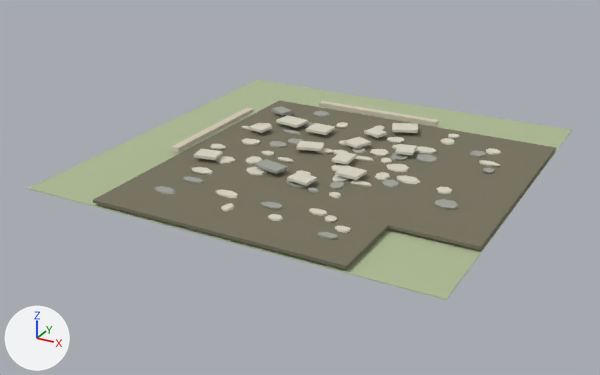
Before and after pictures for a commit that changed the glTF model frontend/public/assets/buildings/roads/common_road/common_road_corner_es_ruined.glb.
Both versions are drawn from a 50 mm camera at (3.17, -6.21, 2.76) aimed at (-0.12, -0.22, -0.24). The axes (+X, +Y, +Z) are drawn at lower left. The lights are the same throughout. The picture after the commit comes second. Where no turn or scale is listed for an object, it has been applied to the vertices. Vertices at exactly the same position are counted once.

Script lines for the objects in view, before the commit:
```python
ob_sm_road_connected_surface_099 = bpy.data.objects.new('SM_road_connected_surface.099', me_sm_road_connected_surface_099)
ob_sm_road_connected_surface_099.location = (0.0, 0.0, 0.0)
ob_sm_road_grass_tile_099 = bpy.data.objects.new('SM_road_grass_tile.099', me_cube_1181)
ob_sm_road_grass_tile_099.location = (0.0, 0.0, 0.002)
ob_sm_shoulder_edge_094 = bpy.data.objects.new('SM_shoulder_edge.094', me_cube_1182)
ob_sm_shoulder_edge_094.location = (-1.17, 0.0, 0.073)
ob_sm_shoulder_edge_095 = bpy.data.objects.new('SM_shoulder_edge.095', me_cube_1183)
ob_sm_shoulder_edge_095.location = (0.0, 1.17, 0.073)
```
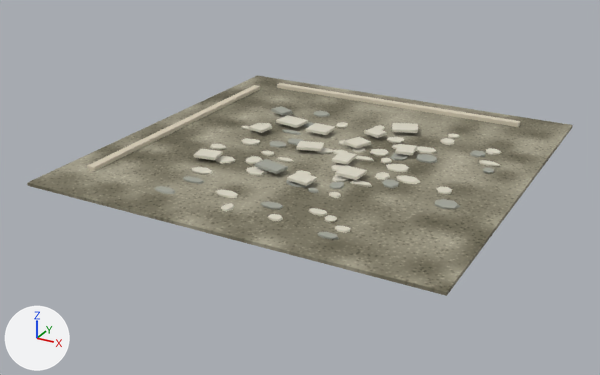
Changed parts and their boxes [x1, y1, x2, y2] in the pictures (600 x 375 px):
'SM_road_connected_surface.099', surface changed, reshaped (18% wider, 31% taller)
    before: [93, 100, 556, 269]
    after: [27, 75, 573, 296]
'SM_road_grass_tile.099', deleted
    before: [28, 80, 572, 300]
'SM_shoulder_edge.095', moved, rescaled (102% wider, 73% taller)
    before: [319, 101, 439, 126]
    after: [277, 83, 521, 127]

The change, as a list of edits to the scene's bpy script:
```text
Change mat_mat_common_road_surface:
    remove n3 = _N.new('ShaderNodeUVMap'); n3.name = 'UV Map'
    remove n3.uv_map = 'UVMap.-01'
    where n2 = _N.new('ShaderNodeTexImage'); n2.name = 'Image Texture'
    remove _L.new(n3.outputs[0], n2.inputs[0])  # 'UV' to 'Vector'
Change me_sm_road_connected_surface_099:
    used by ob_sm_road_connected_surface_099; location = (0.0, 0.0, 0.0)
    remove me_sm_road_connected_surface_099.from_pydata(...)  # 16 vertices, 28 faces; spans x -1.1..1.8, y -1.8..1.1, z 0.03..0.05
    add me_sm_road_connected_surface_099.from_pydata(...)  # 8 vertices, 12 faces; spans x -1.8..1.8, y -1.8..1.8, z 0.03..0.05
    me_sm_road_connected_surface_099 part 1: the whole mesh is rebuilt
Change me_cube_1183:
    used by ob_sm_shoulder_edge_095; location = (0.0, 1.17, 0.073)
    remove me_cube_1183.from_pydata(...)  # 8 vertices, 12 faces; spans x -0.64..0.64, y -0.038..0.038, z -0.019..0.019
    add me_cube_1183.from_pydata(...)  # 8 vertices, 12 faces; spans x -1.35..1.35, y -0.038..0.038, z -0.019..0.019
    me_cube_1183 part 2: the whole mesh is scaled about its middle by (2.11, 1, 1)
Remove ob_sm_road_grass_tile_099:
    ob_sm_road_grass_tile_099 = bpy.data.objects.new('SM_road_grass_tile.099', me_cube_1181)
    ob_sm_road_grass_tile_099.location = (0.0, 0.0, 0.002)
Change ob_sm_shoulder_edge_095:
    ob_sm_shoulder_edge_095.location: (0.0, 1.17, 0.073) -> (0.0, 1.521, 0.073)
```
